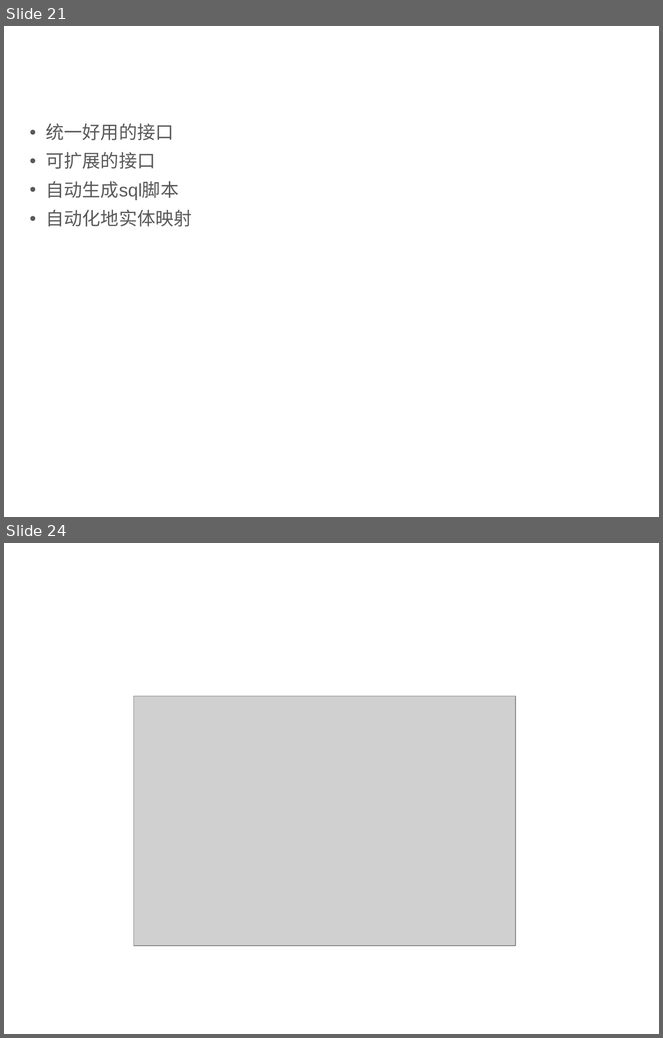
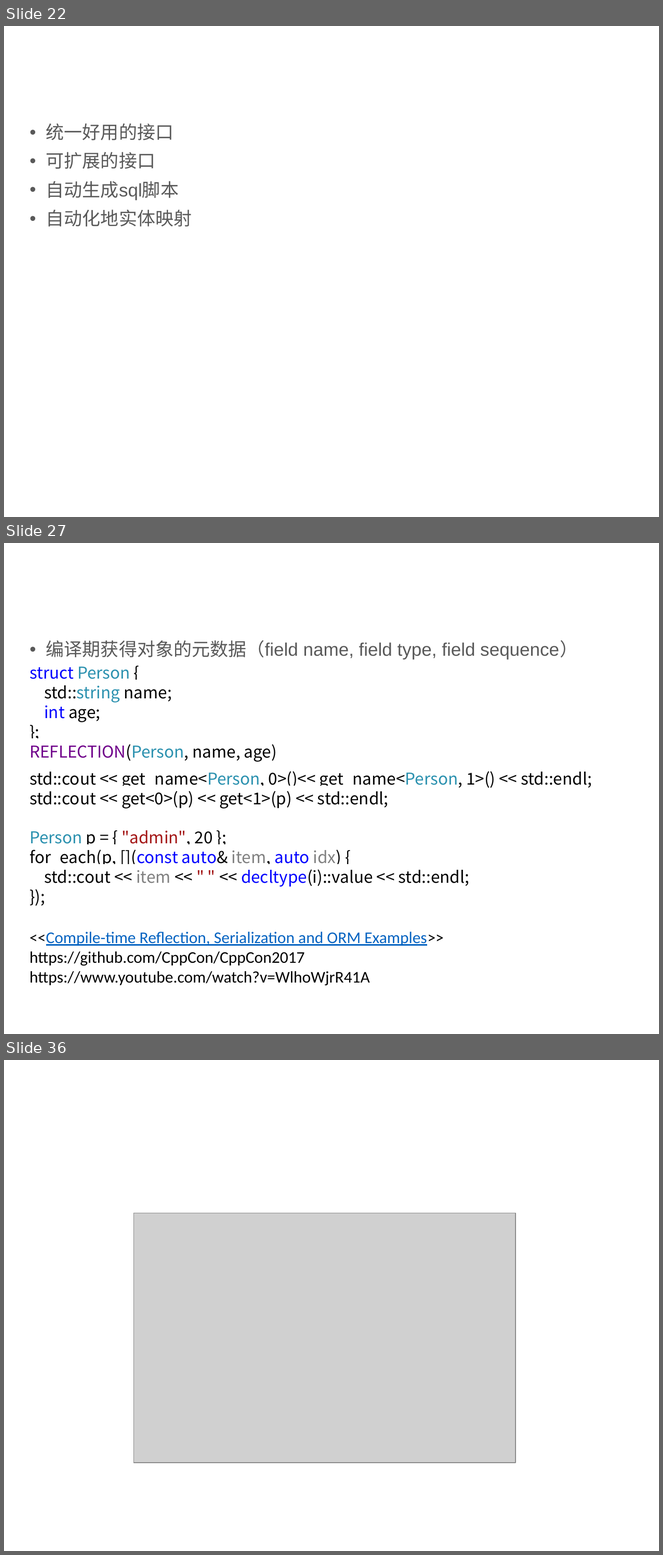
Before and after one commit to qicosmos/cppcon2017, a slide deck: CPP-Summit.pptx. Shown one above the other, each under a label of ours: slides 21 and 24 before the commit, slides 22, 27 and 36 after it; the slides between them are not shown. The pictures are 663x1038 and 663x1555 pixels, drawn with LibreOffice and Linux fonts; fonts in the diff are those of the drawing; grey boxes stand for pictures; background and template pictures are left out. Boxes give left, top, right and bottom in pixels: in the first picture for what was removed or moved away, otherwise in the second. Text is boxed around its words. In the diff, an @@ line names an element or a change of style, - is before the commit and + after.

```diff
--- a/CPP-Summit.pptx
+++ b/CPP-Summit.pptx
@@ slide 27 added at [4,543,659,1034], background #FFFFFF @@
@@ text added at [23,565,493,595], 24 pt, text #FFFFFF @@
+编译期反射
@@ text added at [46,640,578,659], 20 pt, text #595959 @@
+• 编译期获得对象的元数据（field name, field type, field sequence）
@@ text added at [29,667,277,762], 18 pt, text #000000 @@
+struct Person {
+std::string name;
+int age;
+};
+REFLECTION(Person, name, age)
@@ text added at [29,771,592,887], 18 pt, text #000000 @@
+std::cout << get_name<Person, 0>()<< get_name<Person, 1>() << std::endl;
+std::cout << get<0>(p) << get<1>(p) << std::endl;
+Person p = { "admin", 20 };
+for_each(p, [](const auto& item, auto idx) {
+std::cout << item << " " << decltype(i)::value << std::endl;
+});
@@ text added at [29,932,444,986], 18 pt, text #000000 @@
+<<Compile-time Reflection, Serialization and ORM Examples>>
+https://github.com/CppCon/CppCon2017
+https://www.youtube.com/watch?v=WlhoWjrR41A
@@ what was slide 21 is now slide 22 @@
@@ what was slide 24 is now slide 36 @@
```
Also in this commit, not shown: 3 slides changed, 13 other slides added, 1 slide removed.
